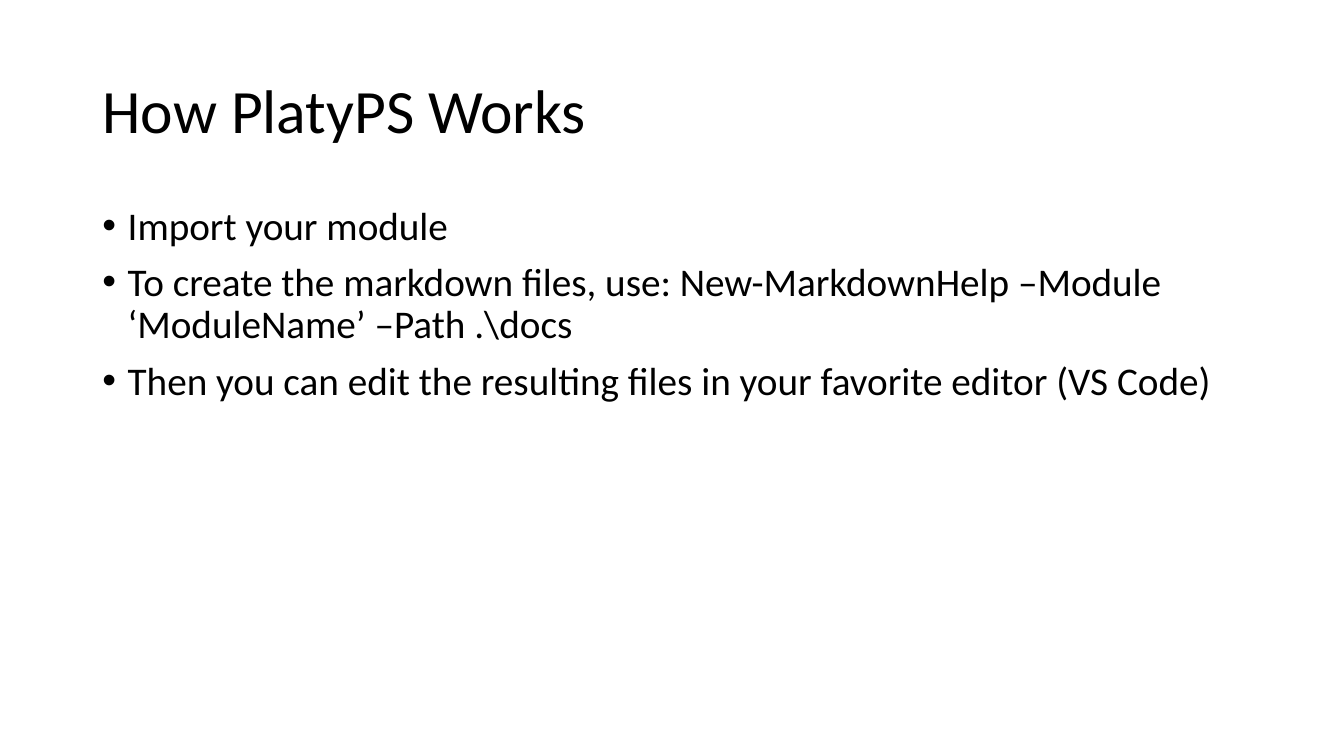
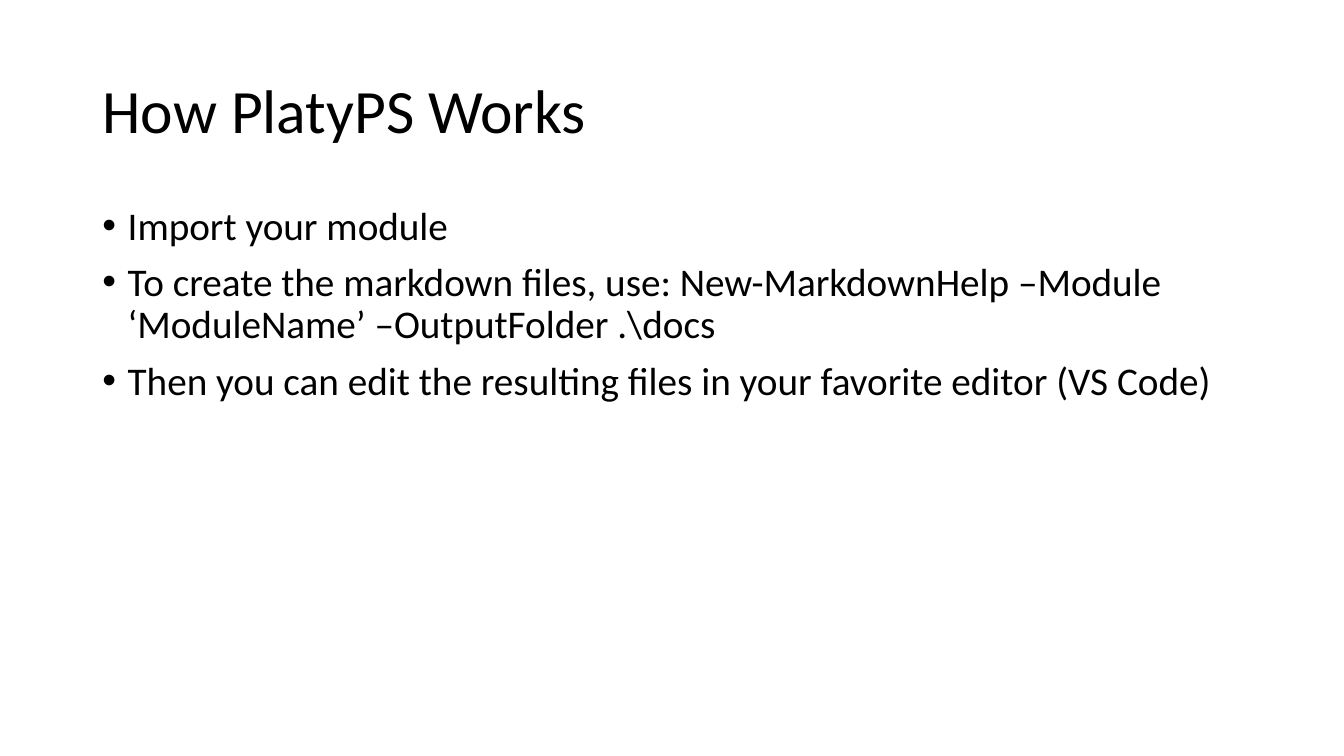
Before and after one commit to ThePoShWolf/Sessions, a slide deck: slide 15 of 2020-02-10 - Mississippi PS UG - Module Building Modules/MSPSUG - Module Building Modules.pptx. Drawn at 1344x756 pixels with LibreOffice and Linux fonts; fonts in the diff are those of the drawing; background and template pictures are left out. Boxes give left, top, right and bottom in pixels: in the first picture for what was removed or moved away, otherwise in the second. Text is boxed around its words. In the diff, an @@ line names an element or a change of style, - is before the commit and + after.

Commit message:
fixed a parameter on a slide

```diff
--- a/2020-02-10 - Mississippi PS UG - Module Building Modules/MSPSUG - Module Building Modules.pptx
+++ b/2020-02-10 - Mississippi PS UG - Module Building Modules/MSPSUG - Module Building Modules.pptx
@@ text at box(128, 268, 1161, 345): text changed @@
-• To create the markdown files, use: New-MarkdownHelp –Module ‘ModuleName’ –Path .\docs
+• To create the markdown files, use: New-MarkdownHelp –Module ‘ModuleName’ –OutputFolder .\docs
```
